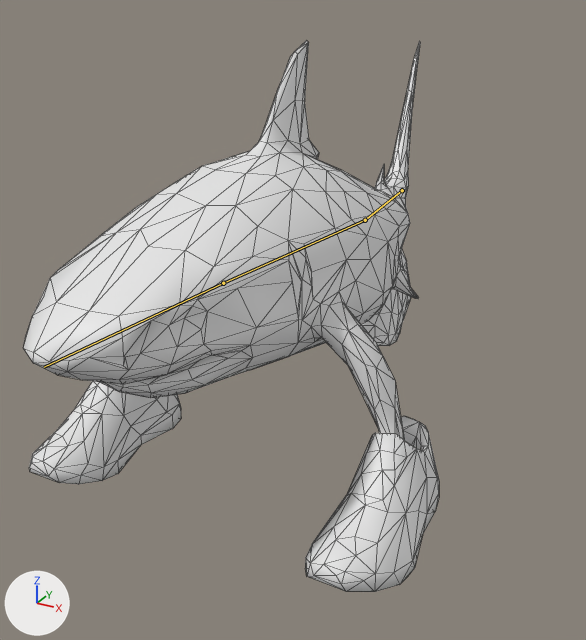
The FBX model Assets/Meshes/Enviro/PeachBeach/Peach Beach/PeachBeach_Shark.fbx: old version first, new version second.
Before and after are seen from a camera (50 mm lens) standing at (2.2, -4.59, 2.99) and looking at (-0.12, -0.36, 0.88). The axes (+X, +Y, +Z) are drawn at lower left. The lights are the same throughout. The older version comes first. Both versions are drawn at frame 16 of the action 'Armature|Anim_Shark_Idle'; the numbers are the values there. The bones that change, and the others that lie on the model, are drawn over the model as lines. Mesh edges are drawn as thin lines.

Names of what the first picture shows: 'model'.
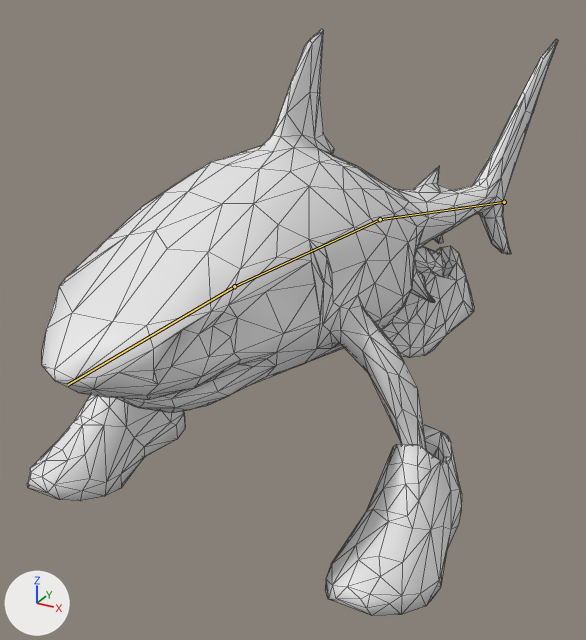
Where the change shows, as pixel boxes [x1, y1, x2, y2] in the pictures (586 x 640 px):
'model', posed (28% wider, 6% taller): before [24, 41, 439, 592]; after [27, 29, 558, 615]
bone 'Bone.001', root to tip: before (365, 220) to (223, 283); after (380, 219) to (234, 286)
bone 'Bone.002', root to tip: before (223, 283) to (44, 367); after (234, 286) to (67, 385)

The change in detail:
Bone 'Bone.004' (bone_bone_004) moves from (0.03, 0.01, -0.06) to (-0.06, 0.01, -0.14).
Bone 'Bone.004' (bone_bone_004) turns from (0, 1, -11) to (0, -2, 20) degrees about its own x, y and z.
Bone 'Bone.001' (bone_bone_001) turns from (0, -1, 12) to (0, 1, -19) degrees about its own x, y and z.
Bone 'Bone.002' (bone_bone_002) turns from (0, 0, -2) to (0, 1, -7) degrees about its own x, y and z.
